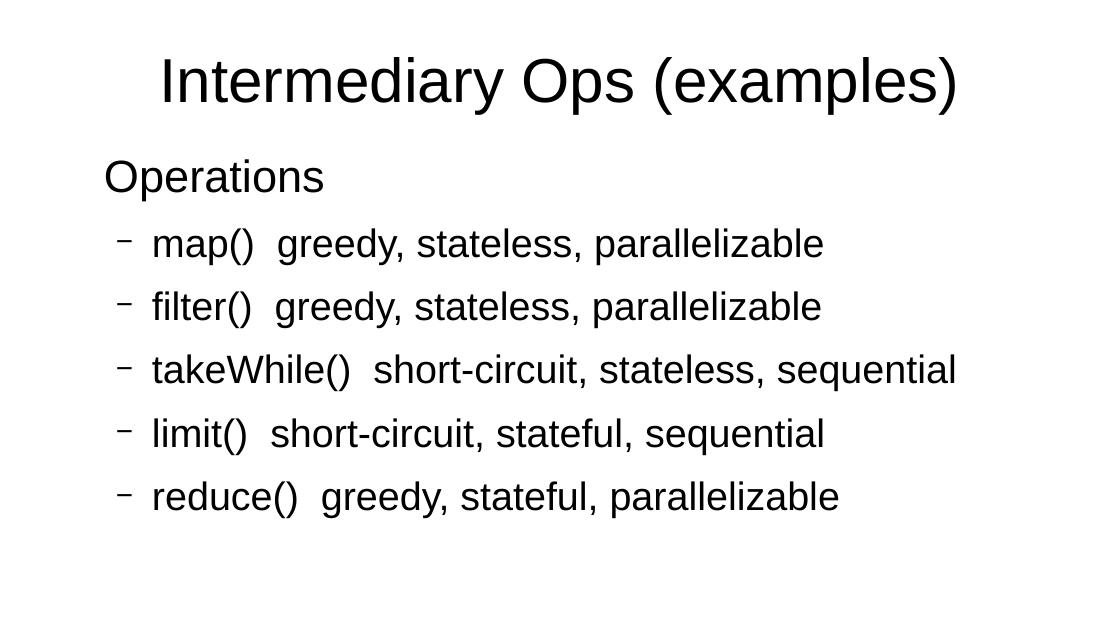
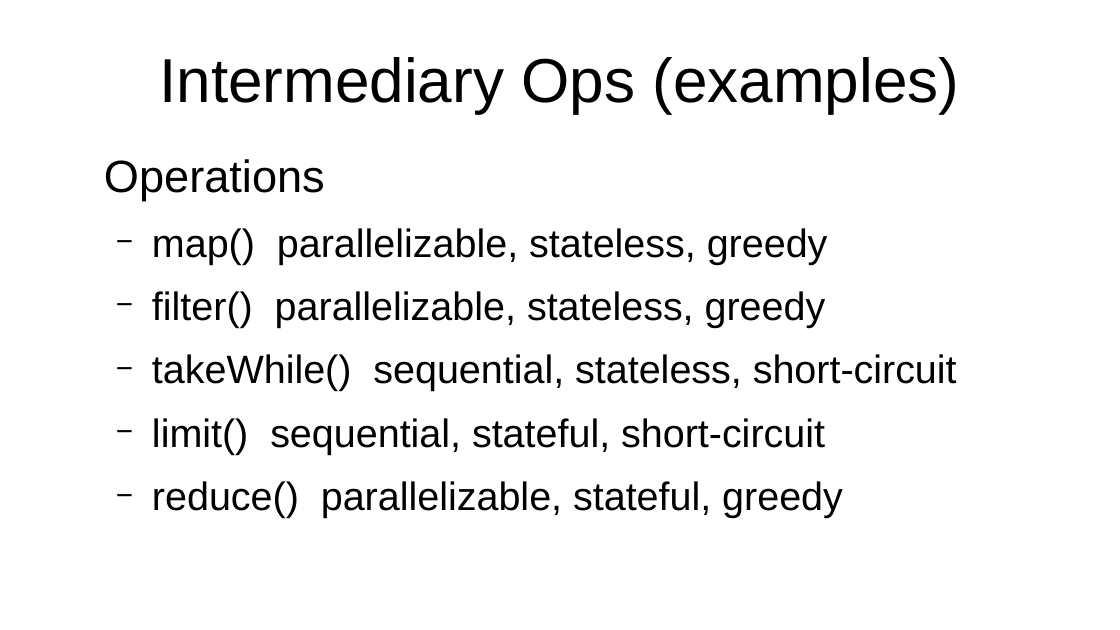
Before and after one commit to forax/we_are_all_to_gather, a slide deck: slide 13 of We are all to gather.odp (slide 14 before the commit). Drawn at 1120x630 pixels with LibreOffice and Linux fonts; fonts in the diff are those of the drawing. Boxes give left, top, right and bottom in pixels: in the first picture for what was removed or moved away, otherwise in the second. Text is boxed around its words. In the diff, an @@ line names an element or a change of style, - is before the commit and + after.

```diff
--- a/We are all to gather.odp
+++ b/We are all to gather.odp
@@ text at bbox=[152, 228, 957, 518]: text changed @@
-  − map() greedy, stateless, parallelizable
-  − filter() greedy, stateless, parallelizable
-  − takeWhile() short-circuit, stateless, sequential
-  − limit() short-circuit, stateful, sequential
-  − reduce() greedy, stateful, parallelizable
+  − map() parallelizable, stateless, greedy
+  − filter() parallelizable, stateless, greedy
+  − takeWhile() sequential, stateless, short-circuit
+  − limit() sequential, stateful, short-circuit
+  − reduce() parallelizable, stateful, greedy
```
Also in this commit, not shown: 7 other slides changed, 4 slides added, 2 slides removed, 4 other files.
